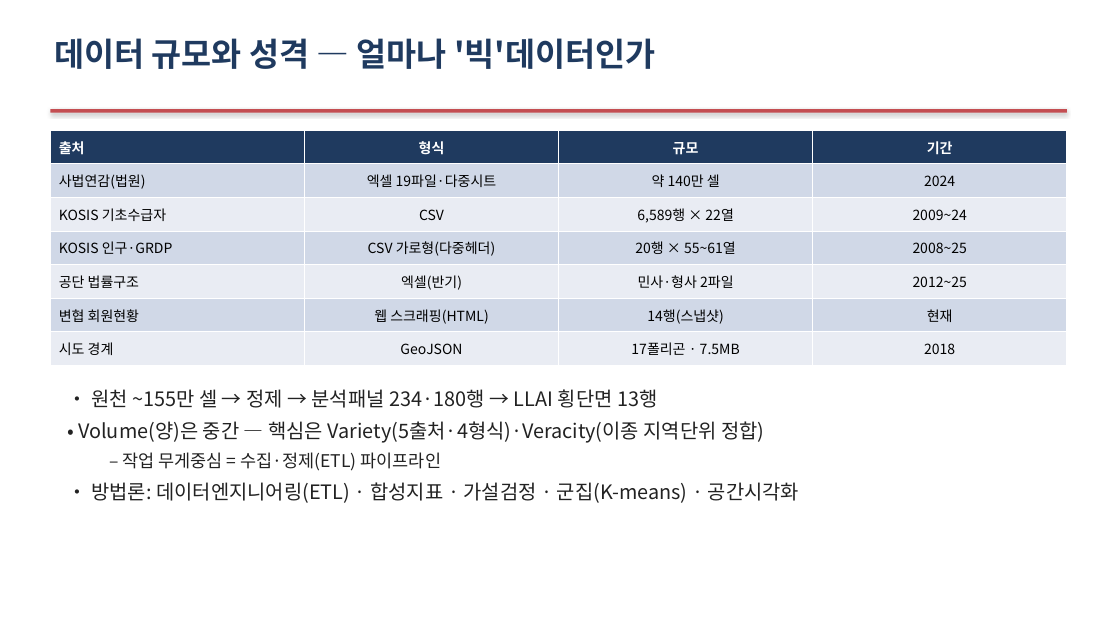
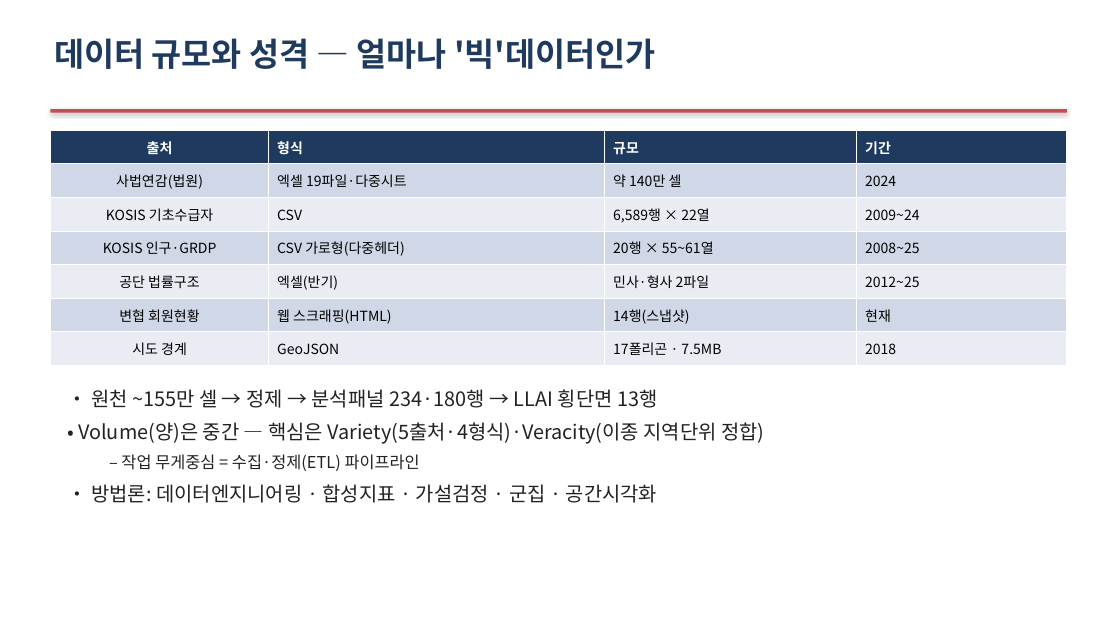
Before and after one commit to Allenkeem/llai-project, a slide deck: slide 9 of reports/발표자료.pptx. Drawn at 1120x630 pixels with LibreOffice and Linux fonts; fonts in the diff are those of the drawing. Boxes give left, top, right and bottom in pixels: in the first picture for what was removed or moved away, otherwise in the second. Text is boxed around its words. In the diff, an @@ line names an element or a change of style, - is before the commit and + after.

```diff
--- a/reports/발표자료.pptx
+++ b/reports/발표자료.pptx
@@ table at [50, 130, 1067, 365] @@
@@ alignment left to centre @@
@@ alignment centre to left @@
@@ text at [78, 389, 764, 471]: size 15 to 14 pt in "– 작업 무게중심 = 수집·정제(ETL) 파이프라인"; more space between paragraphs @@
@@ text at [91, 484, 657, 503]: text changed @@
-• 방법론: 데이터엔지니어링(ETL) · 합성지표 · 가설검정 · 군집(K-means) · 공간시각화
+• 방법론: 데이터엔지니어링 · 합성지표 · 가설검정 · 군집 · 공간시각화
```
Also in this commit, not shown: 20 other slides changed, 1 other file.
